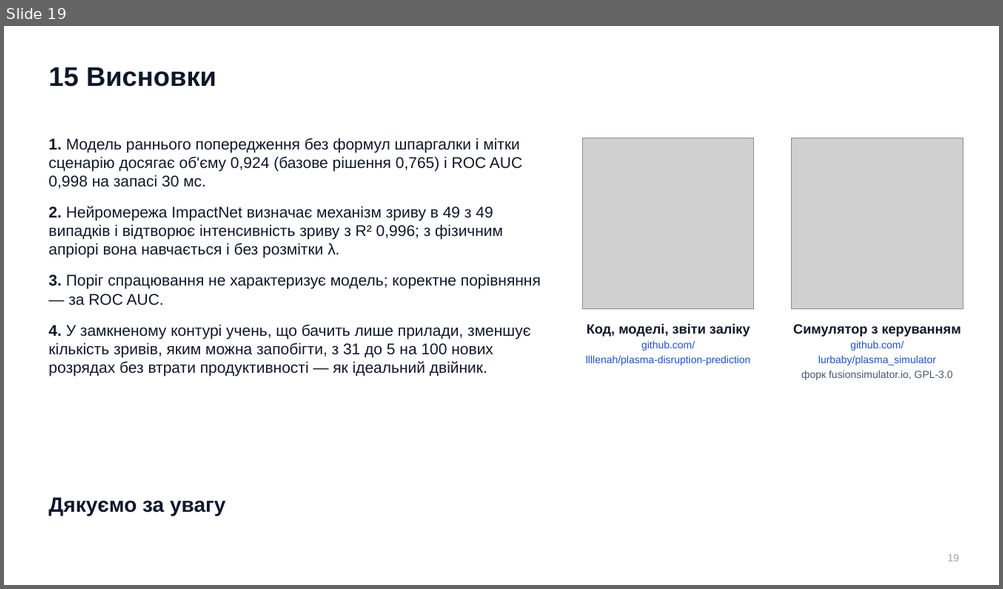
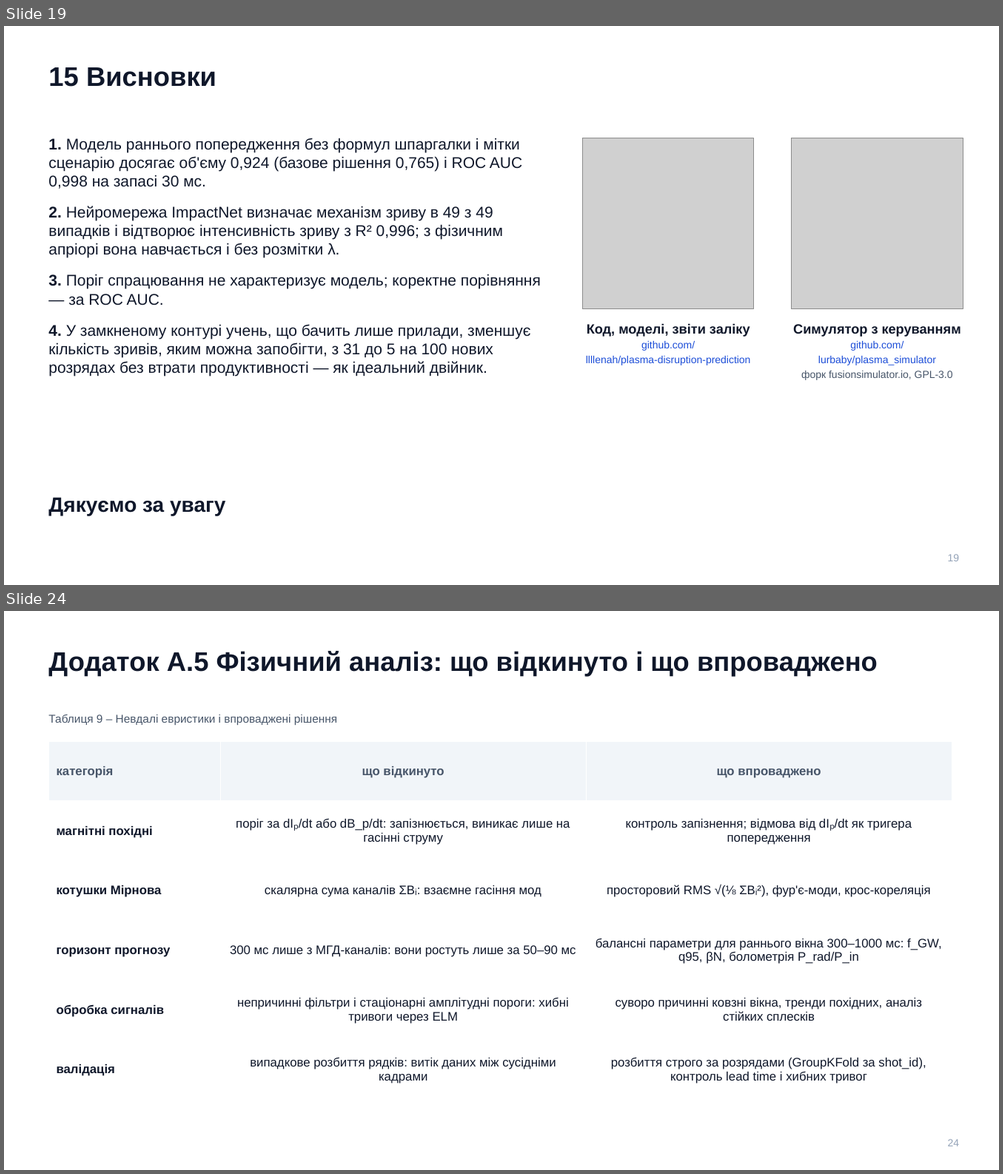
Before and after one commit to llllenah/plasma-disruption-prediction, a slide deck: docs/presentation.pptx. Shown one above the other, each under a label of ours: slide 19 before the commit, slides 19 and 24 after it; the slides between them are not shown. The pictures are 1003x589 and 1003x1174 pixels, drawn with LibreOffice and Linux fonts; fonts in the diff are those of the drawing; grey boxes stand for pictures. Boxes give left, top, right and bottom in pixels: in the first picture for what was removed or moved away, otherwise in the second. Text is boxed around its words. In the diff, an @@ line names an element or a change of style, - is before the commit and + after.

```diff
--- a/docs/presentation.pptx
+++ b/docs/presentation.pptx
@@ slide 24 added at <box>4,611,999,1170</box>, background #FFFFFF @@
@@ text added at <box>48,651,877,677</box>, 26 pt, text #0F172A, bold @@
+Додаток А.5 Фізичний аналіз: що відкинуто і що впроваджено
@@ text added at <box>48,715,337,725</box>, 11 pt, text #475569 @@
+Таблиця 9 – Невдалі евристики і впроваджені рішення
@@ table added at <box>48,741,951,1099</box>, 6 rows, 3 columns @@
+категорія | що відкинуто | що впроваджено
+магнітні похідні | поріг за dIₚ/dt або dB_p/dt: запізнюється, виникає лише на гасінні струму | контроль запізнення; відмова від dIₚ/dt як тригера попередження
+котушки Мірнова | скалярна сума каналів ΣBᵢ: взаємне гасіння мод | просторовий RMS √(⅛ ΣBᵢ²), фур'є-моди, крос-кореляція
+горизонт прогнозу | 300 мс лише з МГД-каналів: вони ростуть лише за 50–90 мс | балансні параметри для раннього вікна 300–1000 мс: f_GW, q95, βN, болометрія P_rad/P_in
+обробка сигналів | непричинні фільтри і стаціонарні амплітудні пороги: хибні тривоги через ELM | суворо причинні ковзні вікна, тренди похідних, аналіз стійких сплесків
+валідація | випадкове розбиття рядків: витік даних між сусідніми кадрами | розбиття строго за розрядами (GroupKFold за shot_id), контроль lead time і хибних тривог
@@ text added at <box>948,1139,959,1147</box>, 10 pt, text #94A3B8 @@
+24
```
Also in this commit, not shown: 4 other slides added, 5 other files.
